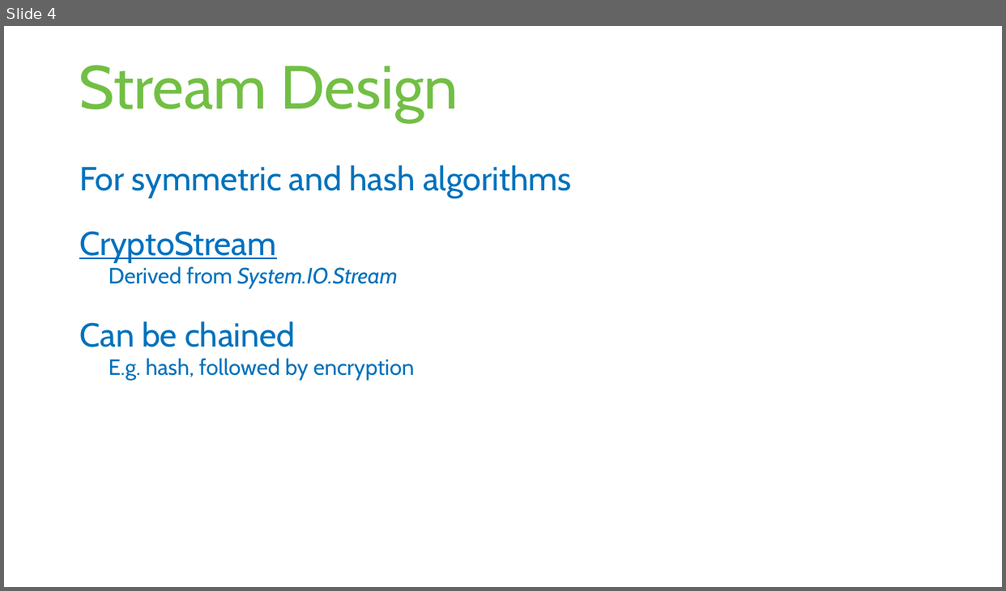
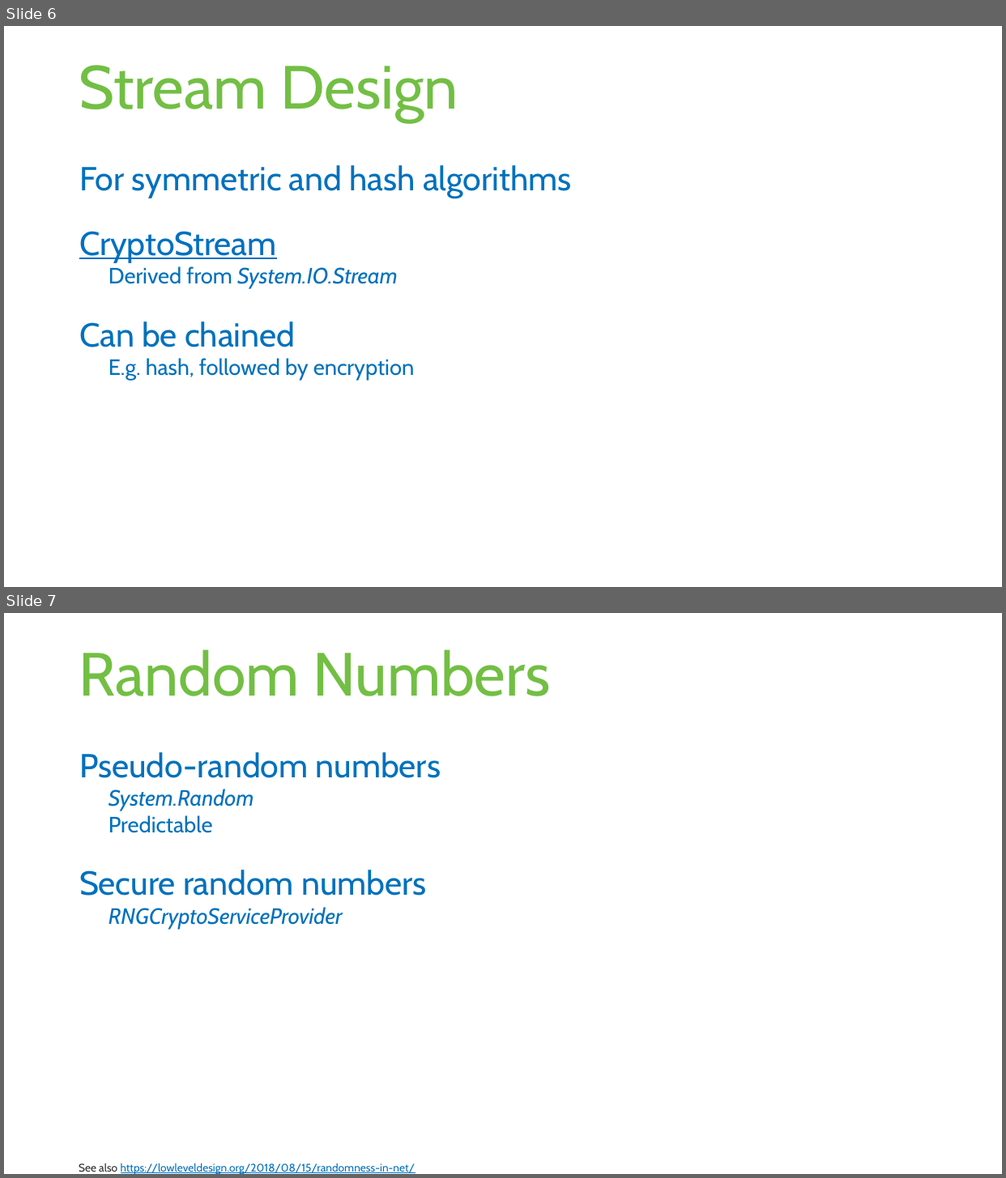
Before and after one commit to rstropek/SecureCodingDotNet, a slide deck: Slides/Secure-Coding-Dot-Net.pptx. Shown one above the other, each under a label of ours: slide 4 before the commit, slides 6 and 7 after it. The pictures are 1006x591 and 1006x1178 pixels, drawn with LibreOffice and Linux fonts; fonts in the diff are those of the drawing. Boxes give left, top, right and bottom in pixels: in the first picture for what was removed or moved away, otherwise in the second. Text is boxed around its words. In the diff, an @@ line names an element or a change of style, - is before the commit and + after.

```diff
--- a/Slides/Secure-Coding-Dot-Net.pptx
+++ b/Slides/Secure-Coding-Dot-Net.pptx
@@ slide 7 added at (4,613,1002,1174), background #FFFFFF @@
@@ title added at (79,649,550,696), 44 pt, text #72BF44 @@
+Random Numbers
@@ text added at (79,752,441,929), 16 pt, text #0071BC @@
+Pseudo-random numbers
+  System.Random
+  Predictable
+Secure random numbers
+  RNGCryptoServiceProvider
@@ text added at (79,1163,415,1174), 8 pt, text #0070C0, underline @@
+See also https://lowleveldesign.org/2018/08/15/randomness-in-net/
@@ what was slide 4 is now slide 6 @@
```
Also in this commit, not shown: 2 slides changed, 7 other slides added, 1 slide removed, 17 other files.
